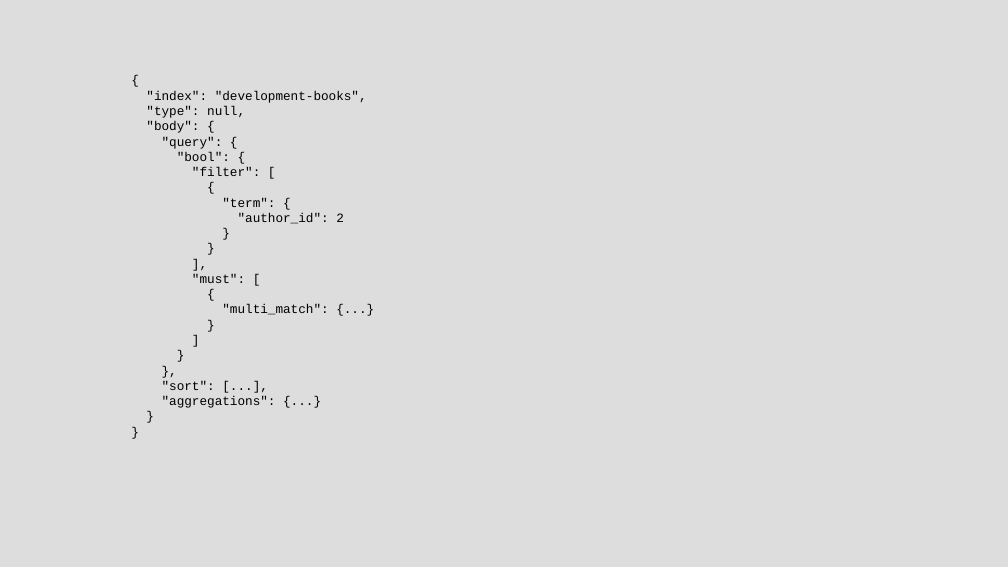
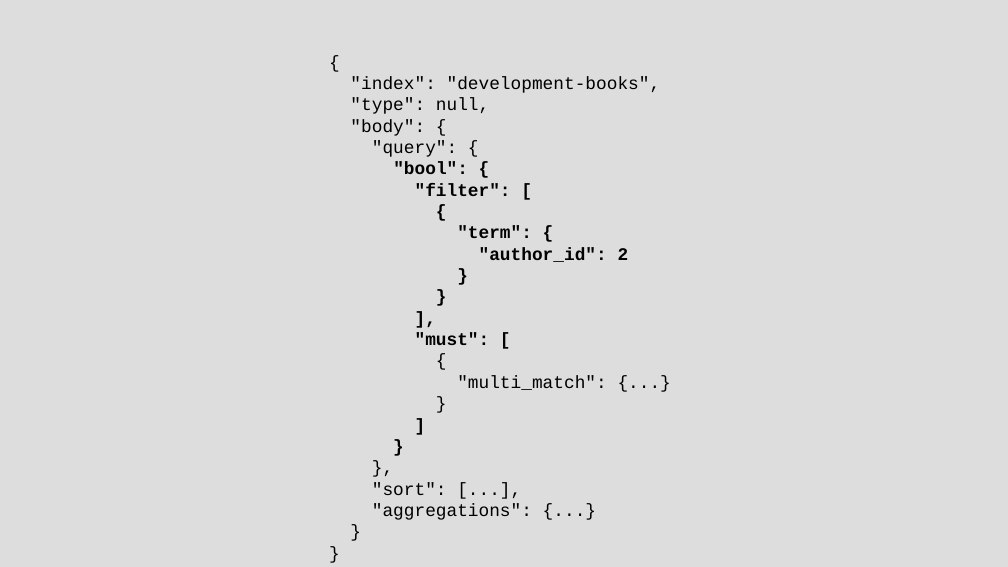
Before and after one commit to chriscressman/architecting-a-search-feature, a slide deck: slide 109 of presentation.odp. Drawn at 1008x567 pixels with LibreOffice and Linux fonts; fonts in the diff are those of the drawing. Boxes give left, top, right and bottom in pixels: in the first picture for what was removed or moved away, otherwise in the second. Text is boxed around its words. In the diff, an @@ line names an element or a change of style, - is before the commit and + after.

```diff
--- a/presentation.odp
+++ b/presentation.odp
@@ text "{": place and size @@
-text "{" at (146, 91, 367, 408)
+text "{" at (350, 77, 661, 520)
@@ text "{" at (350, 77, 661, 520): size 10 to 14 pt; bold on in ""bool": {", ""filter": [", "{", ""term": {" and 7 more places @@
```
Also in this commit, not shown: 21 other slides changed, 6 slides added, 4 slides removed.
